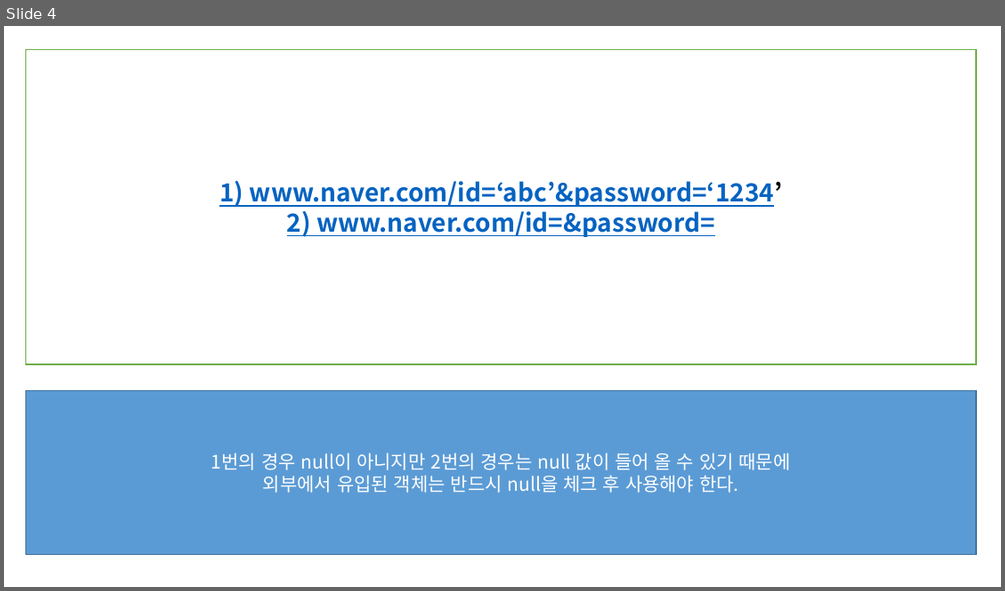
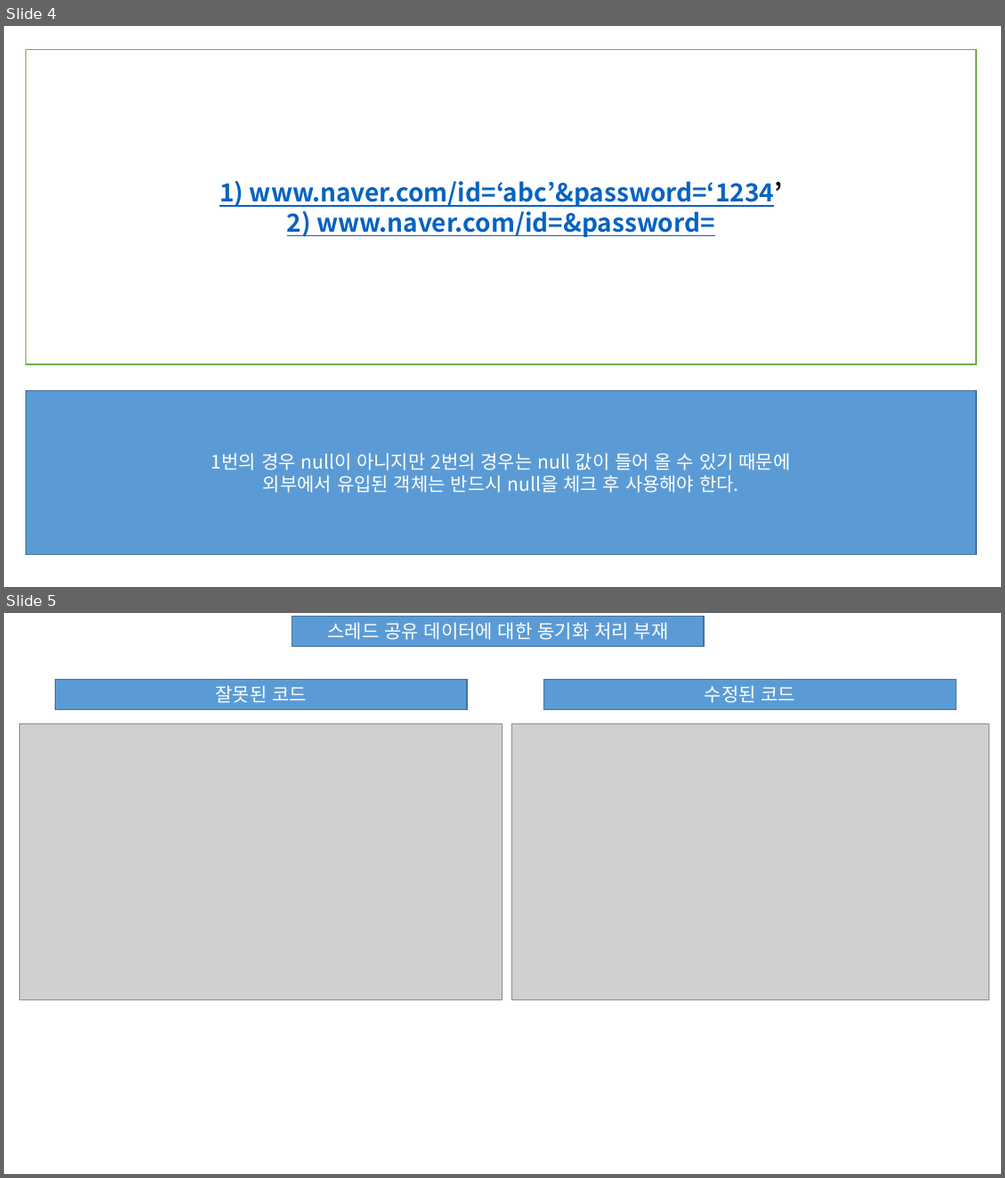
Before and after one commit to djawlths3/cafe24_security_study_4group, a slide deck: security/2.발표자료/chapter5/안전하지않은코딩스타일.pptx. Shown one above the other, each under a label of ours: slide 4 before the commit, slides 4 and 5 after it. The pictures are 1005x591 and 1005x1178 pixels, drawn with LibreOffice and Linux fonts; fonts in the diff are those of the drawing; grey boxes stand for pictures. Boxes give left, top, right and bottom in pixels: in the first picture for what was removed or moved away, otherwise in the second. Text is boxed around its words. In the diff, an @@ line names an element or a change of style, - is before the commit and + after.

```diff
--- a/security/2.발표자료/chapter5/안전하지않은코딩스타일.pptx
+++ b/security/2.발표자료/chapter5/안전하지않은코딩스타일.pptx
@@ slide 5 added at (4, 613, 1001, 1174), background #FFFFFF @@
@@ rectangle added at (291, 616, 704, 647), fill #5B9BD5, outline #43739E 1 pt, 18 pt, text #FFFFFF @@
+스레드 공유 데이터에 대한 동기화 처리 부재
@@ rectangle added at (56, 679, 467, 709), fill #5B9BD5, outline #43739E 1 pt, 18 pt, text #FFFFFF @@
+잘못된 코드
@@ rectangle added at (544, 679, 956, 709), fill #5B9BD5, outline #43739E 1 pt, 18 pt, text #FFFFFF @@
+수정된 코드
@@ picture added at (20, 723, 502, 1000) @@
@@ picture added at (512, 723, 989, 1000) @@
```
Also in this commit, not shown: 4 other slides added.
